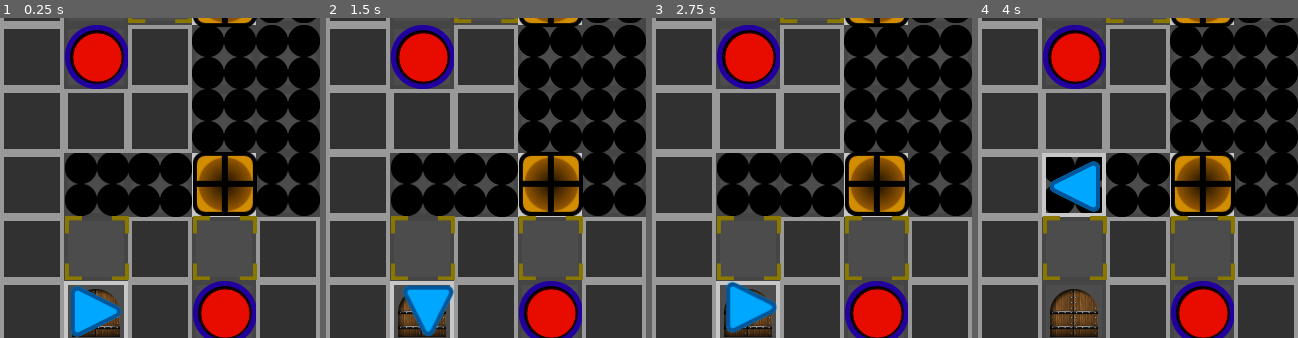
Above: before the commit, frames 1-4 (left to right).
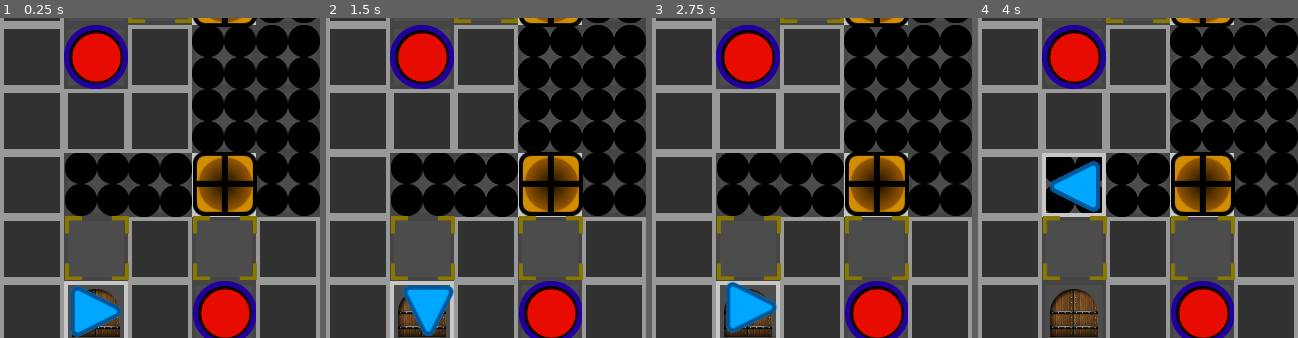
Above: after the commit, the same moments.

Repository: R4nKF1v3/minion2
Game: Godot game, scene res://levels/Nivel04/Level04.tscn
Two runs of this game, one before a commit and one after it. Both use one fixed random seed, a clock stepped at 60 frames per second and the inputs below. This scene is started directly instead of the project's main scene.
Inputs:
- Up to frame 1 (0.25 s): no input
- Up to frame 2 (1.5 s): tap Enter at 0.5 s; hold Right (ui_right) 0.53-1.28 s; hold Down (ui_down) from 1.28 s (still down)
- Up to frame 3 (2.75 s): tap Space at 2 s; release Down (ui_down) at 2.03 s; hold Right (ui_right) from 2.03 s (still down)
- Up to frame 4 (4 s): release Right (ui_right) at 2.78 s; hold Up (ui_up) 2.78-3.53 s; hold Left (ui_left) from 3.53 s (still down)
The pictures show only the part of the screen within x 0-50%, y 39-89%; the shares and areas given below are measured in that part.

The runs differ from the first frame. In frame 1, 0.5% of the frame differs, in the area x 20-40%, y 2-22%; in frame 2, 0.5%; in frame 3, 0.5%; in frame 4, 0.5%.

Commit message:
Agregado DisableButton

Diff:
--- a/levels/Nivel04/Level04.tscn
+++ b/levels/Nivel04/Level04.tscn
@@ -5,7 +5,7 @@
 [ext_resource path="res://props/receivers/interactables/floor_spikes/FloorSpikes.tscn" type="PackedScene" id=3]
 [ext_resource path="res://props/progress/EndLevel/EndLevel.tscn" type="PackedScene" id=4]
 [ext_resource path="res://props/buttons/HoldingButton/HoldingButton.tscn" type="PackedScene" id=5]
-[ext_resource path="res://props/buttons/HoldingButton/HoldingButtonForDisabling.gd" type="Script" id=6]
+[ext_resource path="res://props/buttons/DisablingButton/DisablingButton.tscn" type="PackedScene" id=6]
 [ext_resource path="res://actors/player/Player.tscn" type="PackedScene" id=7]
 [ext_resource path="res://actors/box/Box.tscn" type="PackedScene" id=8]
 [ext_resource path="res://props/receivers/WallToggler/WallToggler.tscn" type="PackedScene" id=9]
@@ -105,46 +105,43 @@
 position = Vector2( 544, 479.464 )
 elements_ids = [ 6, 11 ]
 
-[node name="Disabling" parent="Props" index="4" instance=ExtResource( 5 )]
-position = Vector2( 96.9266, 288 )
-script = ExtResource( 6 )
-elements_ids = [ 0 ]
-
-[node name="Disabling2" parent="Props" index="5" instance=ExtResource( 5 )]
-position = Vector2( 224.87, 544 )
-script = ExtResource( 6 )
-elements_ids = [ 11 ]
-
-[node name="HoldingButton4" parent="Props" index="6" instance=ExtResource( 5 )]
+[node name="HoldingButton4" parent="Props" index="4" instance=ExtResource( 5 )]
 position = Vector2( 544, 226.162 )
 elements_ids = [ 9 ]
 
-[node name="HoldingButton5" parent="Props" index="7" instance=ExtResource( 5 )]
+[node name="HoldingButton5" parent="Props" index="5" instance=ExtResource( 5 )]
 position = Vector2( 352, 544 )
 elements_ids = [ 2, 3, 4, 5, 7, 8, 1 ]
 
-[node name="HoldingButton6" parent="Props" index="8" instance=ExtResource( 5 )]
+[node name="HoldingButton6" parent="Props" index="6" instance=ExtResource( 5 )]
 position = Vector2( 544, 96 )
 elements_ids = [ 2, 3, 4, 5, 1, 7, 8, 10 ]
 
-[node name="HoldingButton7" parent="Props" index="9" instance=ExtResource( 5 )]
+[node name="HoldingButton7" parent="Props" index="7" instance=ExtResource( 5 )]
 position = Vector2( 96, 94.3419 )
 elements_ids = [ 6, 0 ]
 
-[node name="HoldingButton8" parent="Props" index="10" instance=ExtResource( 5 )]
+[node name="HoldingButton8" parent="Props" index="8" instance=ExtResource( 5 )]
 position = Vector2( 544, 348.936 )
 elements_ids = [ 0, 20 ]
 
-[node name="FloorSpikes" parent="Props" index="11" instance=ExtResource( 3 )]
+[node name="FloorSpikes" parent="Props" index="9" instance=ExtResource( 3 )]
 position = Vector2( 160, 96.9267 )
 id = 11
 
-[node name="FloorSpikes2" parent="Props" index="12" instance=ExtResource( 3 )]
+[node name="FloorSpikes2" parent="Props" index="10" instance=ExtResource( 3 )]
 position = Vector2( 161.544, 160 )
 id = 11
 
+[node name="DisablingButton" parent="Props" index="11" instance=ExtResource( 6 )]
+position = Vector2( 96, 288 )
+elements_ids = [ 0 ]
+
+[node name="DisablingButton2" parent="Props" index="12" instance=ExtResource( 6 )]
+position = Vector2( 224.87, 544 )
+elements_ids = [ 11 ]
+
 [node name="Grid" parent="." index="2"]
-editor/display_folded = true
 tile_data = PoolIntArray( 0, 1, 0, 1, 1, 0, 2, 1, 0, 3, 1, 0, 4, 1, 0, 5, 1, 0, 6, 1, 0, 7, 1, 0, 8, 1, 0, 9, 1, 0, 655 …(597 unchanged characters)…
 
 [node name="Player" parent="Grid" index="0" instance=ExtResource( 7 )]
--- a/props/buttons/HoldingButton/HoldingButtonForDisabling.gd
+++ b/props/buttons/DisablingButton/DisablingButton.gd
@@ -6,3 +6,6 @@
 	if holders.empty():
 		signals.emit_signal("disabled", elements_ids)
 	holders.push_back(body)
+
+func _on_Area2D_body_exited(body):
+	holders.remove(holders.find(body))
--- /dev/null
+++ b/props/buttons/DisablingButton/DisablingButton.tscn
@@ -0,0 +1,17 @@
+[gd_scene load_steps=5 format=2]
+
+[ext_resource path="res://props/buttons/Button.tscn" type="PackedScene" id=1]
+[ext_resource path="res://props/buttons/DisablingButton/DisablingButton.gd" type="Script" id=2]
+[ext_resource path="res://props/buttons/HoldingButton/holdingButton.png" type="Texture" id=3]
+
+[sub_resource type="RectangleShape2D" id=1]
+extents = Vector2( 20, 20 )
+
+[node name="DisablingButton" index="0" instance=ExtResource( 1 )]
+script = ExtResource( 2 )
+
+[node name="Sprite" parent="." index="0"]
+texture = ExtResource( 3 )
+
+[node name="CollisionShape2D" parent="Area2D" index="0"]
+shape = SubResource( 1 )
